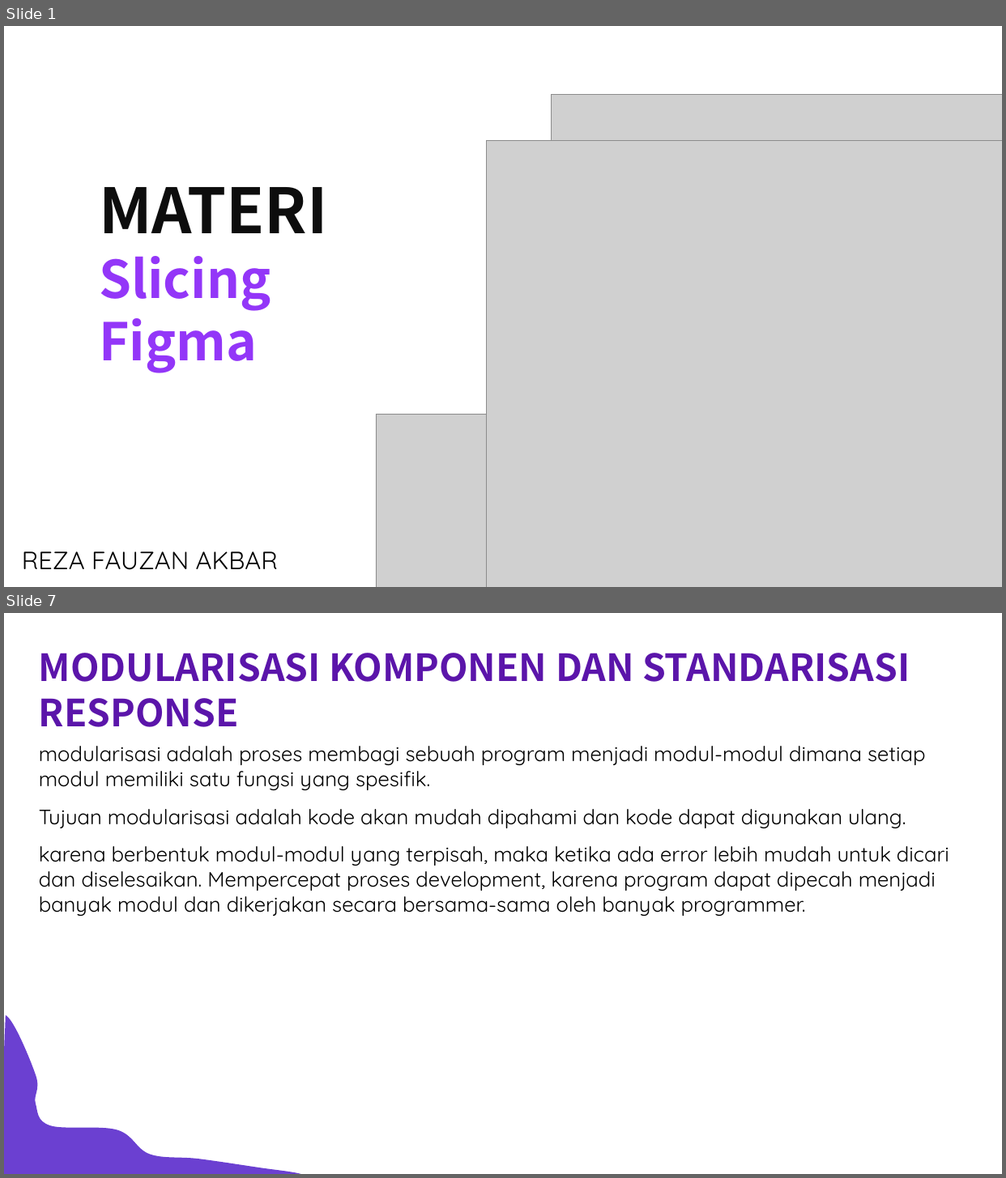
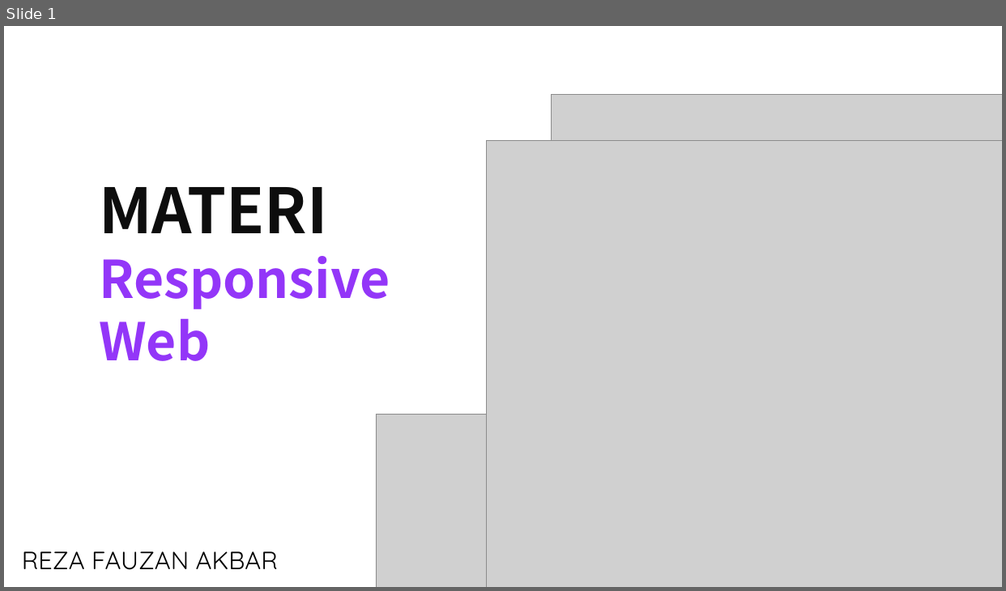
Before and after one commit to rezafauzanakbar/slicing_food_recipes, a slide deck: objective.pptx. Shown one above the other, each under a label of ours: slides 1 and 7 before the commit, slide 1 after it; the slides between them are not shown. The pictures are 1006x1178 and 1006x591 pixels, drawn with LibreOffice and Linux fonts; fonts in the diff are those of the drawing; grey boxes stand for pictures. Boxes give left, top, right and bottom in pixels: in the first picture for what was removed or moved away, otherwise in the second. Text is boxed around its words. In the diff, an @@ line names an element or a change of style, - is before the commit and + after.

```diff
--- a/objective.pptx
+++ b/objective.pptx
@@ slide 7 removed at (4, 613, 1002, 1174), background #FFFFFF @@
@@ text removed at (39, 653, 910, 727) @@
-MODULARISASI KOMPONEN DAN STANDARISASI RESPONSE
@@ text removed at (39, 746, 925, 790) @@
-modularisasi adalah proses membagi sebuah program menjadi modul-modul dimana setiap modul memiliki satu fungsi yang spesifik.
@@ text removed at (39, 809, 906, 828) @@
-Tujuan modularisasi adalah kode akan mudah dipahami dan kode dapat digunakan ulang.
@@ text removed at (39, 846, 949, 916) @@
-karena berbentuk modul-modul yang terpisah, maka ketika ada error lebih mudah untuk dicari dan diselesaikan. Mempercepat proses development, karena program dapat dipecah menjadi banyak modul dan dikerjakan secara bersama-sama oleh banyak programmer.
@@ freeform shape removed at (4, 1016, 301, 1174) @@
@@ slide 1 changed as well @@
@@ text at (99, 256, 390, 361): text changed @@
-Slicing
-Figma
+Responsive
+Web
```
Also in this commit, not shown: 8 slides added, 7 other slides removed, 12 other files.
